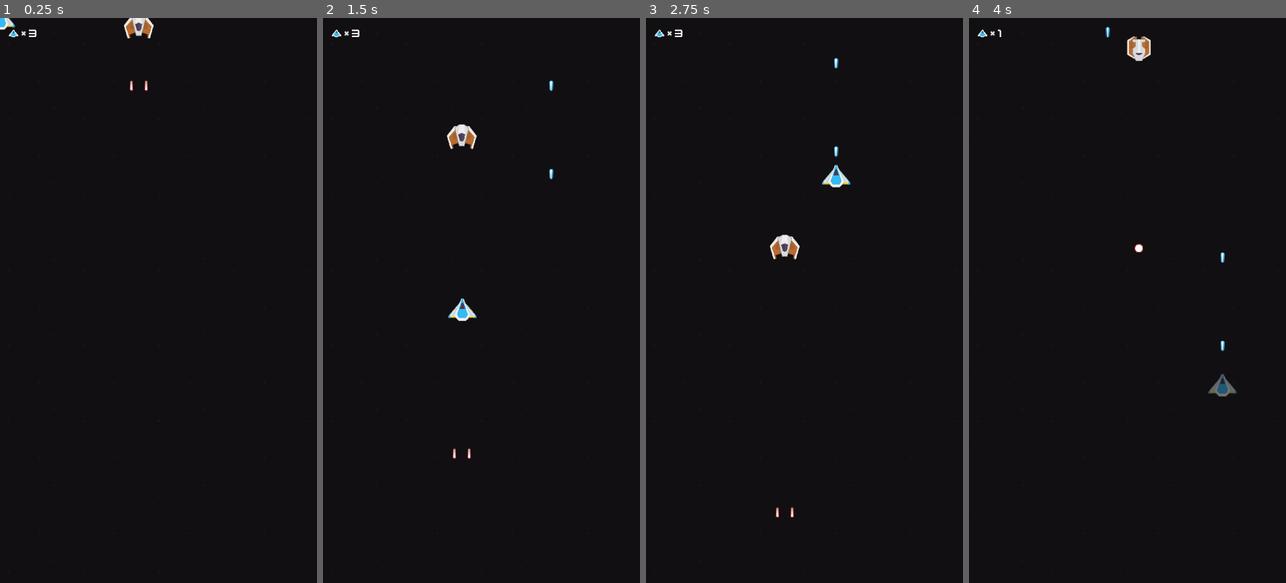
Above: before the commit, frames 1-4 (left to right).
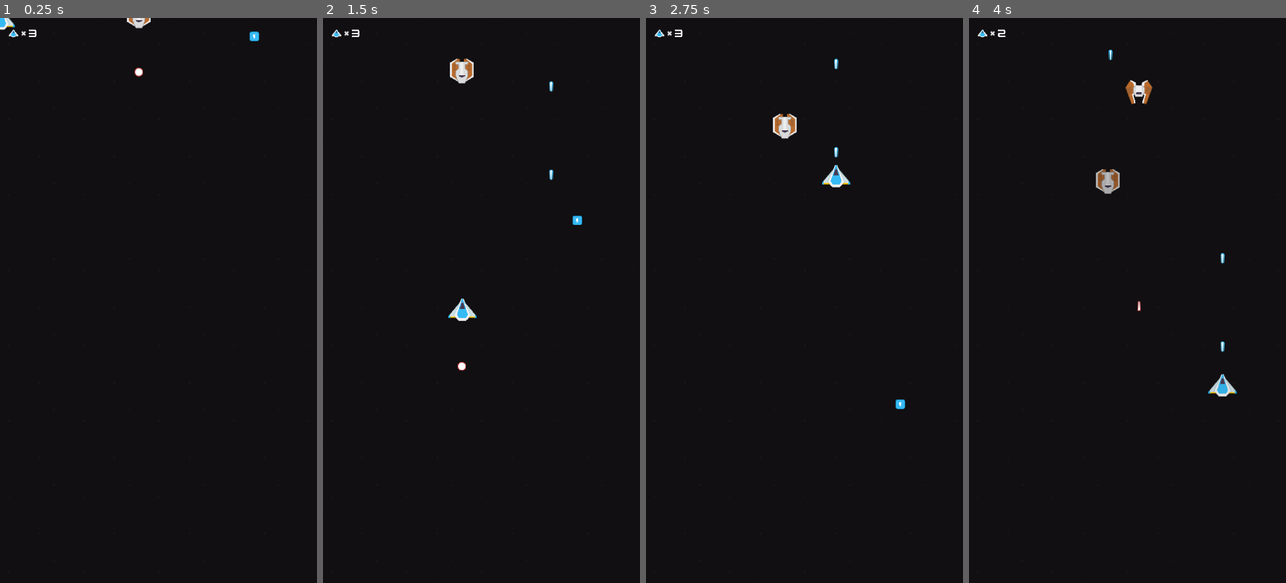
Above: after the commit, the same moments.

Repository: sakkaku-dev/space-shooter
Game: Godot game, scene res://scenes/Game.tscn
Two runs of this game, one before a commit and one after it. Both use one fixed random seed, a clock stepped at 60 frames per second and the inputs below.
Inputs (mouse positions are in pixels of both pictures, inside the frame that each line leads up to):
- Up to frame 1 (0.25 s): no input
- Up to frame 2 (1.5 s): tap Enter at 0.5 s; move the mouse to (551, 272) at 0.52 s; hold Right (ui_right) 0.53-1.25 s; click (551, 272) at 0.67 s; drag from (418, 328) to (551, 272) at 1.27 s
- Up to frame 3 (2.75 s): move the mouse to (836, 176) at 2.02 s; hold Right (ui_right) from 2.03 s (still down)
- Up to frame 4 (4 s): release Right (ui_right) at 2.75 s; drag from (1111, 413) to (1108, 249) at 2.77 s; move the mouse to (1222, 385) at 3.52 s; hold Left (ui_left) from 3.53 s (still down)

The runs differ from the first frame. In frame 1, 0.4% of the frame differs, in the area x 39-82%, y 0-13%; in frame 2, 0.7%; in frame 3, 0.7%; in frame 4, 1.1%, in the area x 9-85%, y 1-67%.

Commit message:
Add some powerups

Diff:
--- a/project.godot
+++ b/project.godot
@@ -54,6 +54,11 @@
 "language": "GDScript",
 "path": "res://shared/input/PlayerInput.gd"
 }, {
+"base": "Node2D",
+"class": "PlayerShip",
+"language": "GDScript",
+"path": "res://scenes/spaceship/PlayerShip.gd"
+}, {
 "base": "Node",
 "class": "Random",
 "language": "GDScript",
@@ -68,6 +73,11 @@
 "class": "SceneTest",
 "language": "GDScript",
 "path": "res://tests/SceneTest.gd"
+}, {
+"base": "Node2D",
+"class": "Spawner",
+"language": "GDScript",
+"path": "res://shared/misc/Spawner.gd"
 }, {
 "base": "Node",
 "class": "State",
@@ -94,9 +104,11 @@
 "MoveForwardState": "",
 "PlayerFocus": "",
 "PlayerInput": "",
+"PlayerShip": "",
 "Random": "",
 "RandomMove": "",
 "SceneTest": "",
+"Spawner": "",
 "State": "",
 "TableContainer": "",
 "UnitTest": ""
--- a/scenes/Game.gd
+++ b/scenes/Game.gd
@@ -2,6 +2,7 @@
 
 
 onready var spawner = $SpawnerRandom/Spawner
+onready var powerup_spawner = $SpawnerRandom/PowerUpSpawner
 
 
 func _ready():
@@ -10,4 +11,5 @@
 
 func _on_PlayerShip_died():
 	spawner.set_spawn(false)
+	powerup_spawner.set_spawn(false)
 	Input.set_mouse_mode(Input.MOUSE_MODE_VISIBLE)
--- a/scenes/Game.tscn
+++ b/scenes/Game.tscn
@@ -1,8 +1,9 @@
-[gd_scene load_steps=14 format=2]
+[gd_scene load_steps=18 format=2]
 
 [ext_resource path="res://scenes/spaceship/PlayerShip.tscn" type="PackedScene" id=1]
 [ext_resource path="res://scenes/black.png" type="Texture" id=2]
 [ext_resource path="res://scenes/Game.gd" type="Script" id=3]
+[ext_resource path="res://scenes/powerups/TripleAngleShot.tscn" type="PackedScene" id=4]
 [ext_resource path="res://shared/misc/Spawner.tscn" type="PackedScene" id=5]
 [ext_resource path="res://assets/theme.tres" type="Theme" id=6]
 [ext_resource path="res://scenes/ui/playerLife3_blue.png" type="Texture" id=7]
@@ -11,7 +12,10 @@
 [ext_resource path="res://scenes/spaceship/EnemyShip.tscn" type="PackedScene" id=10]
 [ext_resource path="res://scenes/spaceship/EnemyShip4.tscn" type="PackedScene" id=11]
 [ext_resource path="res://shared/misc/RandomMove.tscn" type="PackedScene" id=12]
+[ext_resource path="res://scenes/powerups/ShotSpeed.tscn" type="PackedScene" id=13]
 [ext_resource path="res://scenes/ui/HealthUI.gd" type="Script" id=14]
+[ext_resource path="res://scenes/powerups/DoubleShot.tscn" type="PackedScene" id=15]
+[ext_resource path="res://scenes/powerups/HealthUp.tscn" type="PackedScene" id=16]
 
 [sub_resource type="RectangleShape2D" id=1]
 extents = Vector2( 500, 10 )
@@ -24,7 +28,7 @@
 
 [node name="SpawnerRandom" parent="." instance=ExtResource( 12 )]
 position = Vector2( 540, -50 )
-node_path = NodePath("../SpawnerRandom/Spawner")
+node_path = [ NodePath("Spawner"), NodePath("PowerUpSpawner") ]
 
 [node name="CollisionShape2D" parent="SpawnerRandom" index="0"]
 shape = SubResource( 1 )
@@ -34,6 +38,12 @@
 scene = [ ExtResource( 10 ), ExtResource( 9 ), ExtResource( 11 ) ]
 spawn_delay = 3.0
 spawn = true
+
+[node name="PowerUpSpawner" parent="SpawnerRandom" instance=ExtResource( 5 )]
+scene = [ ExtResource( 16 ), ExtResource( 15 ), ExtResource( 4 ), ExtResource( 13 ) ]
+spawn_delay = 10.0
+spawn = true
+scene_spawn_rate = [ 0.05, 0.2, 0.2 ]
 
 [node name="Background" type="CanvasLayer" parent="."]
 layer = -1
@@ -92,7 +102,8 @@
 text = "3"
 [connection signal="died" from="PlayerShip" to="." method="_on_PlayerShip_died"]
 [connection signal="health_changed" from="PlayerShip/Health" to="UI/MarginContainer/HealthUI" method="set_health"]
-[connection signal="spawned" from="SpawnerRandom/Spawner" to="SpawnerRandom" method="move"]
+[connection signal="spawned" from="SpawnerRandom/Spawner" to="SpawnerRandom" method="move_idx" binds= [ 0 ]]
+[connection signal="spawned" from="SpawnerRandom/PowerUpSpawner" to="SpawnerRandom" method="move_idx" binds= [ 1 ]]
 
 [editable path="PlayerShip"]
 
--- /dev/null
+++ b/scenes/laser/LaserSpawner.gd
@@ -0,0 +1,38 @@
+extends Spawner
+
+func get_main_laser_count() -> int:
+	return ._get_all_spawn_pos().size()
+
+func _get_all_spawn_pos() -> Array:
+	var spawn_pos = []
+	for c in get_children():
+		if c is Position2D:
+			spawn_pos.append(c)
+			for cc in c.get_children():
+				if cc is Position2D:
+					spawn_pos.append(cc)
+	return spawn_pos
+
+func duplicate_laser_spawn(gap: int):
+	for spawn in ._get_all_spawn_pos():
+		if spawn.get_child_count() > 0: # Support only one duplicate for now
+			continue
+
+		var new_spawn = Position2D.new()
+		spawn.add_child(new_spawn)
+
+		new_spawn.position.x += gap
+		spawn.position.x -= gap / 2
+
+func delete_duplicate_laser_spawn(gap: int):
+	for spawn in ._get_all_spawn_pos():
+		if spawn.get_child_count() > 0:
+			for c in spawn.get_children():
+				spawn.remove_child(c)
+			spawn.position.x += gap / 2
+
+
+func add_laser_spawn():
+	var new_spawn = Position2D.new()
+	add_child(new_spawn)
+	return new_spawn
--- /dev/null
+++ b/scenes/laser/LaserSpawner.tscn
@@ -0,0 +1,10 @@
+[gd_scene load_steps=4 format=2]
+
+[ext_resource path="res://shared/misc/Spawner.tscn" type="PackedScene" id=1]
+[ext_resource path="res://scenes/laser/Laser.tscn" type="PackedScene" id=2]
+[ext_resource path="res://scenes/laser/LaserSpawner.gd" type="Script" id=3]
+
+[node name="LaserSpawner" instance=ExtResource( 1 )]
+script = ExtResource( 3 )
+scene = [ ExtResource( 2 ) ]
+spawn_delay = 1.0
--- /dev/null
+++ b/scenes/powerups/DoubleShot.gd
@@ -0,0 +1,10 @@
+extends Node
+
+export var laser_gap = 50
+
+func handle(ship: PlayerShip) -> void:
+	ship.laser.duplicate_laser_spawn(laser_gap)
+
+
+func restore(ship: PlayerShip) -> void:
+	ship.laser.delete_duplicate_laser_spawn(laser_gap)
--- /dev/null
+++ b/scenes/powerups/DoubleShot.tscn
@@ -0,0 +1,16 @@
+[gd_scene load_steps=4 format=2]
+
+[ext_resource path="res://scenes/powerups/Powerup.tscn" type="PackedScene" id=1]
+[ext_resource path="res://scenes/powerups/DoubleShot.gd" type="Script" id=2]
+[ext_resource path="res://scenes/powerups/powerupBlue_double.png" type="Texture" id=3]
+
+[node name="DoubleShot" instance=ExtResource( 1 )]
+powerup_time = 5
+
+[node name="Sprite" parent="." index="0"]
+texture = ExtResource( 3 )
+
+[node name="Node" type="Node" parent="." index="5"]
+script = ExtResource( 2 )
+[connection signal="picked_up" from="." to="Node" method="handle"]
+[connection signal="powerup_timeout" from="." to="Node" method="restore"]
--- /dev/null
+++ b/scenes/powerups/HealthUp.gd
@@ -0,0 +1,6 @@
+extends Node
+
+func handle(ship: PlayerShip) -> void:
+	if ship.health.is_full_health():
+		ship.health.max_health += 1
+	ship.health.increase(1)
--- /dev/null
+++ b/scenes/powerups/HealthUp.tscn
@@ -0,0 +1,14 @@
+[gd_scene load_steps=4 format=2]
+
+[ext_resource path="res://scenes/powerups/Powerup.tscn" type="PackedScene" id=1]
+[ext_resource path="res://scenes/powerups/HealthUp.gd" type="Script" id=2]
+[ext_resource path="res://scenes/powerups/powerupBlue_heart.png" type="Texture" id=3]
+
+[node name="HealthUp" instance=ExtResource( 1 )]
+
+[node name="Sprite" parent="." index="0"]
+texture = ExtResource( 3 )
+
+[node name="Node" type="Node" parent="." index="5"]
+script = ExtResource( 2 )
+[connection signal="picked_up" from="." to="Node" method="handle"]
--- /dev/null
+++ b/scenes/powerups/Powerup.gd
@@ -0,0 +1,33 @@
+extends Area2D
+
+signal picked_up(player)
+signal powerup_timeout(player)
+
+export var powerup_time = 0
+
+onready var timer := $Timer
+onready var free_on_exit := $FreeOnExit
+
+var picked = false
+var player
+
+func _on_Powerup_area_entered(area):
+	player = area
+	if not player: return
+
+	emit_signal("picked_up", player)
+
+	if powerup_time > 0:
+		picked = true
+		timer.start(powerup_time)
+		hide()
+		free_on_exit.enabled = false
+	else:
+		queue_free()
+
+
+func _on_Timer_timeout():
+	if not player: return
+
+	emit_signal("powerup_timeout", player)
+	queue_free()
--- /dev/null
+++ b/scenes/powerups/Powerup.tscn
@@ -0,0 +1,34 @@
+[gd_scene load_steps=6 format=2]
+
+[ext_resource path="res://shared/state/MoveForwardState.gd" type="Script" id=1]
+[ext_resource path="res://shared/misc/FreeOnExit.tscn" type="PackedScene" id=2]
+[ext_resource path="res://scenes/powerups/powerupBlue_bolt.png" type="Texture" id=3]
+[ext_resource path="res://scenes/powerups/Powerup.gd" type="Script" id=4]
+
+[sub_resource type="RectangleShape2D" id=1]
+extents = Vector2( 15, 15 )
+
+[node name="Powerup" type="Area2D"]
+collision_layer = 0
+collision_mask = 2
+script = ExtResource( 4 )
+
+[node name="Sprite" type="Sprite" parent="."]
+texture = ExtResource( 3 )
+
+[node name="CollisionShape2D" type="CollisionShape2D" parent="."]
+shape = SubResource( 1 )
+
+[node name="MoveForwardState" type="Node" parent="."]
+script = ExtResource( 1 )
+speed = 500
+backwards = true
+body_path = NodePath("..")
+
+[node name="FreeOnExit" parent="." instance=ExtResource( 2 )]
+obj_path = NodePath("..")
+
+[node name="Timer" type="Timer" parent="."]
+one_shot = true
+[connection signal="area_entered" from="." to="." method="_on_Powerup_area_entered"]
+[connection signal="timeout" from="Timer" to="." method="_on_Timer_timeout"]
--- /dev/null
+++ b/scenes/powerups/ShotSpeed.gd
@@ -0,0 +1,10 @@
+extends Node
+
+export var min_delay = 0.1
+
+func handle(ship: PlayerShip) -> void:
+	if ship.laser.spawn_delay <= min_delay: return
+	ship.laser.spawn_delay /= 2
+
+func restore(ship: PlayerShip) -> void:
+	ship.laser.spawn_delay *= 2
--- /dev/null
+++ b/scenes/powerups/ShotSpeed.tscn
@@ -0,0 +1,12 @@
+[gd_scene load_steps=3 format=2]
+
+[ext_resource path="res://scenes/powerups/Powerup.tscn" type="PackedScene" id=1]
+[ext_resource path="res://scenes/powerups/ShotSpeed.gd" type="Script" id=2]
+
+[node name="ShotSpeed" instance=ExtResource( 1 )]
+powerup_time = 5
+
+[node name="Node" type="Node" parent="." index="0"]
+script = ExtResource( 2 )
+[connection signal="picked_up" from="." to="Node" method="handle"]
+[connection signal="powerup_timeout" from="." to="Node" method="restore"]
--- /dev/null
+++ b/scenes/powerups/TripleAngleShot.gd
@@ -0,0 +1,23 @@
+extends Node
+
+export var pos = Vector2(10, 2)
+export var laser_rotation = 15
+
+var new_spawns = []
+
+func handle(ship: PlayerShip) -> void:
+	if ship.laser.get_main_laser_count() >= 3: return
+
+	var new_spawn_left = ship.laser.add_laser_spawn()
+	new_spawn_left.position += Vector2(-pos.x, pos.y)
+	new_spawn_left.rotation_degrees = -laser_rotation
+	new_spawns.append(new_spawn_left)
+
+	var new_spawn_right = ship.laser.add_laser_spawn()
+	new_spawn_right.position += pos
+	new_spawn_right.rotation_degrees = laser_rotation
+	new_spawns.append(new_spawn_right)
+
+func restore(ship: PlayerShip) -> void:
+	for spawn in new_spawns:
+		spawn.queue_free()
--- /dev/null
+++ b/scenes/powerups/TripleAngleShot.tscn
@@ -0,0 +1,16 @@
+[gd_scene load_steps=4 format=2]
+
+[ext_resource path="res://scenes/powerups/Powerup.tscn" type="PackedScene" id=1]
+[ext_resource path="res://scenes/powerups/TripleAngleShot.gd" type="Script" id=2]
+[ext_resource path="res://scenes/powerups/powerupBlue_triple.png" type="Texture" id=3]
+
+[node name="TripleAngleShot" instance=ExtResource( 1 )]
+powerup_time = 5
+
+[node name="Sprite" parent="." index="0"]
+texture = ExtResource( 3 )
+
+[node name="Node" type="Node" parent="." index="5"]
+script = ExtResource( 2 )
+[connection signal="picked_up" from="." to="Node" method="handle"]
+[connection signal="powerup_timeout" from="." to="Node" method="restore"]
--- a/scenes/spaceship/PlayerShip.gd
+++ b/scenes/spaceship/PlayerShip.gd
@@ -1,6 +1,11 @@
 extends Node2D
 
+class_name PlayerShip
+
 signal died
+
+onready var health: Health = $Health
+onready var laser = $Spaceship/LaserSpawner
 
 func _on_Health_zero_health():
 	emit_signal("died")
--- a/scenes/spaceship/PlayerShip.tscn
+++ b/scenes/spaceship/PlayerShip.tscn
@@ -1,12 +1,20 @@
-[gd_scene load_steps=5 format=2]
+[gd_scene load_steps=6 format=2]
 
 [ext_resource path="res://scenes/spaceship/Spaceship.tscn" type="PackedScene" id=1]
 [ext_resource path="res://shared/state/MouseFollowState.gd" type="Script" id=2]
 [ext_resource path="res://shared/combat/Health.gd" type="Script" id=3]
 [ext_resource path="res://scenes/spaceship/PlayerShip.gd" type="Script" id=4]
 
-[node name="PlayerShip" type="Node2D"]
+[sub_resource type="CircleShape2D" id=1]
+radius = 50.0
+
+[node name="PlayerShip" type="Area2D"]
+collision_layer = 2
+collision_mask = 0
 script = ExtResource( 4 )
+
+[node name="CollisionShape2D" type="CollisionShape2D" parent="."]
+shape = SubResource( 1 )
 
 [node name="MouseFollowState" type="Node" parent="."]
 script = ExtResource( 2 )
@@ -22,7 +30,7 @@
 [node name="InvincibilityTimer" parent="Spaceship" index="0"]
 one_shot = false
 
-[node name="LaserSpawner" parent="Spaceship" index="3"]
+[node name="LaserSpawner" parent="Spaceship" index="4"]
 spawn_delay = 0.3
 spawn = true
 [connection signal="zero_health" from="Health" to="." method="_on_Health_zero_health"]
--- /dev/null
+++ b/scenes/spaceship/Spaceship.gd
@@ -0,0 +1 @@
+extends HurtBox
--- a/scenes/spaceship/Spaceship.tscn
+++ b/scenes/spaceship/Spaceship.tscn
@@ -2,8 +2,8 @@
 
 [ext_resource path="res://shared/combat/HurtBox.tscn" type="PackedScene" id=1]
 [ext_resource path="res://scenes/spaceship/playerShip3_blue.png" type="Texture" id=2]
-[ext_resource path="res://shared/misc/Spawner.tscn" type="PackedScene" id=3]
-[ext_resource path="res://scenes/laser/Laser.tscn" type="PackedScene" id=4]
+[ext_resource path="res://scenes/laser/LaserSpawner.tscn" type="PackedScene" id=3]
+[ext_resource path="res://scenes/spaceship/Spaceship.gd" type="Script" id=5]
 
 [sub_resource type="CircleShape2D" id=1]
 radius = 45.0
@@ -44,6 +44,7 @@
 [node name="Spaceship" instance=ExtResource( 1 )]
 collision_layer = 0
 collision_mask = 0
+script = ExtResource( 5 )
 
 [node name="CollisionShape2D" parent="." index="1"]
 shape = SubResource( 1 )
@@ -51,13 +52,11 @@
 [node name="Sprite" type="Sprite" parent="." index="2"]
 texture = ExtResource( 2 )
 
-[node name="LaserSpawner" parent="." index="3" instance=ExtResource( 3 )]
-position = Vector2( 0, -50 )
-scene = [ ExtResource( 4 ) ]
-spawn_delay = 0.5
-
-[node name="AnimationPlayer" type="AnimationPlayer" parent="." index="4"]
+[node name="AnimationPlayer" type="AnimationPlayer" parent="." index="3"]
 anims/Hit = SubResource( 2 )
 anims/Normal = SubResource( 3 )
+
+[node name="LaserSpawner" parent="." index="4" instance=ExtResource( 3 )]
+position = Vector2( 0, -47.3867 )
 [connection signal="hit" from="." to="AnimationPlayer" method="play" binds= [ "Hit" ]]
 [connection signal="invincibility_timeout" from="." to="AnimationPlayer" method="play" binds= [ "Normal" ]]
--- a/shared/combat/Health.gd
+++ b/shared/combat/Health.gd
@@ -22,6 +22,10 @@
 	self.health += value
 
 
+func is_full_health() -> bool:
+	return health == max_health
+
+
 func _set_health(hp: int) -> void:
 	health = clamp(hp, 0, max_health)
 	emit_signal("health_changed", health)
--- a/shared/misc/FreeOnExit.gd
+++ b/shared/misc/FreeOnExit.gd
@@ -1,7 +1,10 @@
 extends VisibilityNotifier2D
+
+export var enabled = true
 
 export var obj_path: NodePath
 onready var obj: Node = get_node(obj_path)
 
 func _on_FreeOnExit_screen_exited():
-	obj.queue_free()
+	if enabled:
+		obj.queue_free()
--- a/shared/misc/RandomMove.gd
+++ b/shared/misc/RandomMove.gd
@@ -2,15 +2,23 @@
 
 class_name RandomMove
 
-export var node_path: NodePath
-onready var node := get_node(node_path)
+export(Array, NodePath) var node_path: Array
 
 onready var collision := $CollisionShape2D
 
+var nodes = []
+
 func _ready():
-	move()
+	for path in node_path:
+		var node = get_node(path)
+		nodes.append(node)
+		move(node)
 
-func move():
+func move_idx(idx):
+	if idx >= 0 and idx < nodes.size():
+		move(nodes[idx])
+
+func move(node):
 	var rect_shape = collision.shape as RectangleShape2D
 	var rand_local_pos = Vector2(
 		Random.random_int(0, rect_shape.extents.x * 2),
--- a/shared/misc/Spawner.gd
+++ b/shared/misc/Spawner.gd
@@ -1,4 +1,6 @@
-extends Position2D
+extends Node2D
+
+class_name Spawner
 
 signal spawned
 
@@ -6,27 +8,71 @@
 export var spawn_delay = 1.0
 export var spawn = false
 
+export(Array, float) var scene_spawn_rate: Array
+
 onready var timer = $Timer
 
 var can_spawn = true
 
+func _ready():
+	if scene_spawn_rate.size() < scene.size():
+		var current_sum = 0.0
+		for rate in scene_spawn_rate:
+			current_sum += rate
+
+		var missing_rates = scene.size() - scene_spawn_rate.size()
+		var rate = (1 - current_sum) / missing_rates
+		for i in range(0, missing_rates):
+			current_sum += rate
+			scene_spawn_rate.append(current_sum)
+
+
 func set_spawn(value):
 	spawn = value
 
+
 func _process(delta):
 	if spawn and can_spawn:
-		_spawn()
+		_spawn_all()
 
-func _spawn():
-	var instance = scene[Random.random_int(0, scene.size())].instance()
-	get_tree().current_scene.add_child(instance)
-	instance.global_transform = global_transform
-	instance.rotation = rotation
+
+func _get_all_spawn_pos() -> Array:
+	var spawn_pos = []
+	for c in get_children():
+		if c is Position2D:
+			spawn_pos.append(c)
+	return spawn_pos
+
+
+func _get_random_scene() -> PackedScene:
+	var rand = Random.random_double()
+
+	for i in range(0, scene.size()):
+		var rate = scene_spawn_rate[i]
+		if rand <= rate:
+			return scene[i]
+
+	return null
+
+
+func _spawn_all():
+	for spawn_pos in _get_all_spawn_pos():
+		_spawn(spawn_pos)
+
 	emit_signal("spawned")
-
 	can_spawn = false
 	timer.start(spawn_delay)
 
 
+func _spawn(spawn_pos: Node2D):
+	var scene = _get_random_scene()
+	if not scene: return
+
+	var instance = scene.instance()
+	get_tree().current_scene.add_child(instance)
+	instance.global_transform = spawn_pos.global_transform
+	instance.global_rotation = spawn_pos.global_rotation
+
+
 func _on_Timer_timeout():
 	can_spawn = true
--- a/shared/misc/Spawner.tscn
+++ b/shared/misc/Spawner.tscn
@@ -2,10 +2,12 @@
 
 [ext_resource path="res://shared/misc/Spawner.gd" type="Script" id=1]
 
-[node name="Spawner" type="Position2D"]
+[node name="Spawner" type="Node2D"]
 script = ExtResource( 1 )
 spawn_delay = 0.1
 
 [node name="Timer" type="Timer" parent="."]
 one_shot = true
+
+[node name="Position2D" type="Position2D" parent="."]
 [connection signal="timeout" from="Timer" to="." method="_on_Timer_timeout"]
--- a/shared/utils/Random.gd
+++ b/shared/utils/Random.gd
@@ -4,3 +4,7 @@
 
 static func random_int(min_value: int, max_value: int) -> int:
 	return (randi() % max_value) + min_value
+
+
+static func random_double(min_value: float = 0, max_value: float = 1) -> float:
+	return rand_range(min_value, max_value)
Binary file added: scenes/powerups/powerupBlue_bolt.png
Binary file added: scenes/powerups/powerupBlue_double.png
Binary file added: scenes/powerups/powerupBlue_heart.png
Binary file added: scenes/powerups/powerupBlue_shield.png
Binary file added: scenes/powerups/powerupBlue_star.png
Binary file added: scenes/powerups/powerupBlue_triple.png
